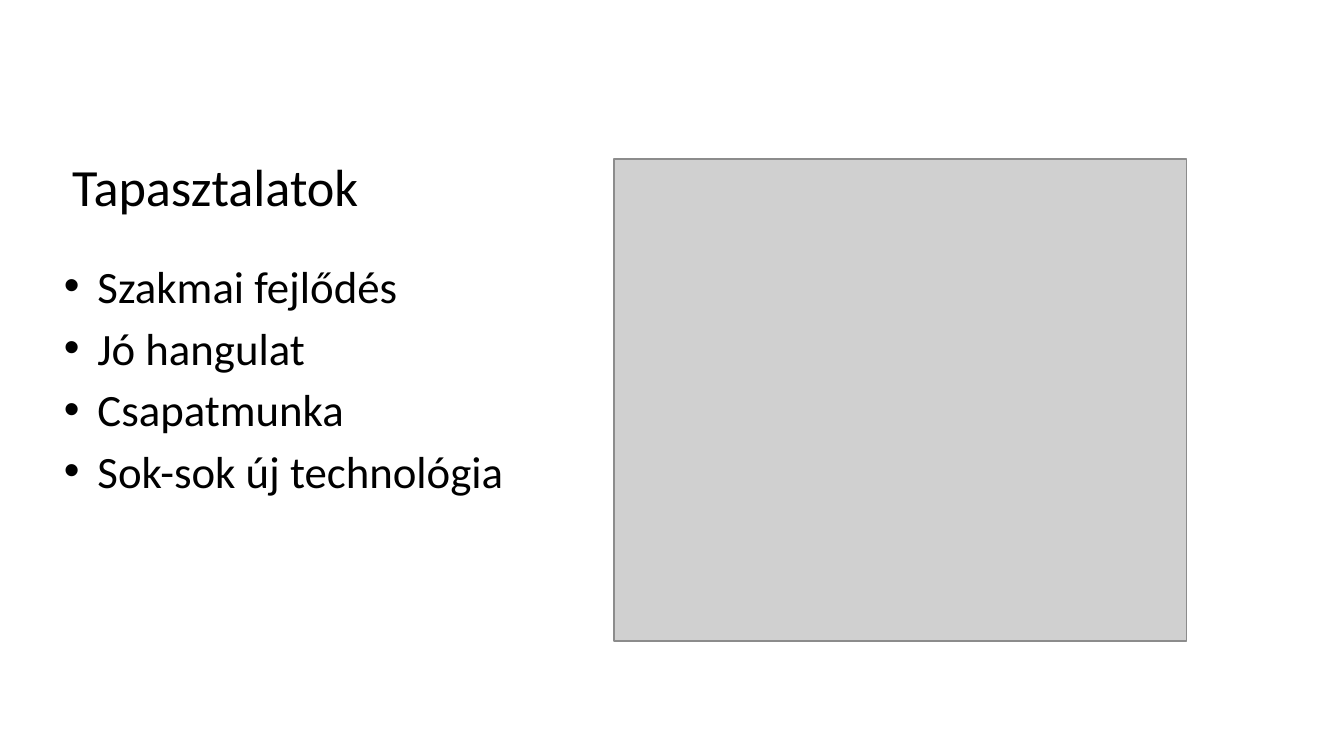
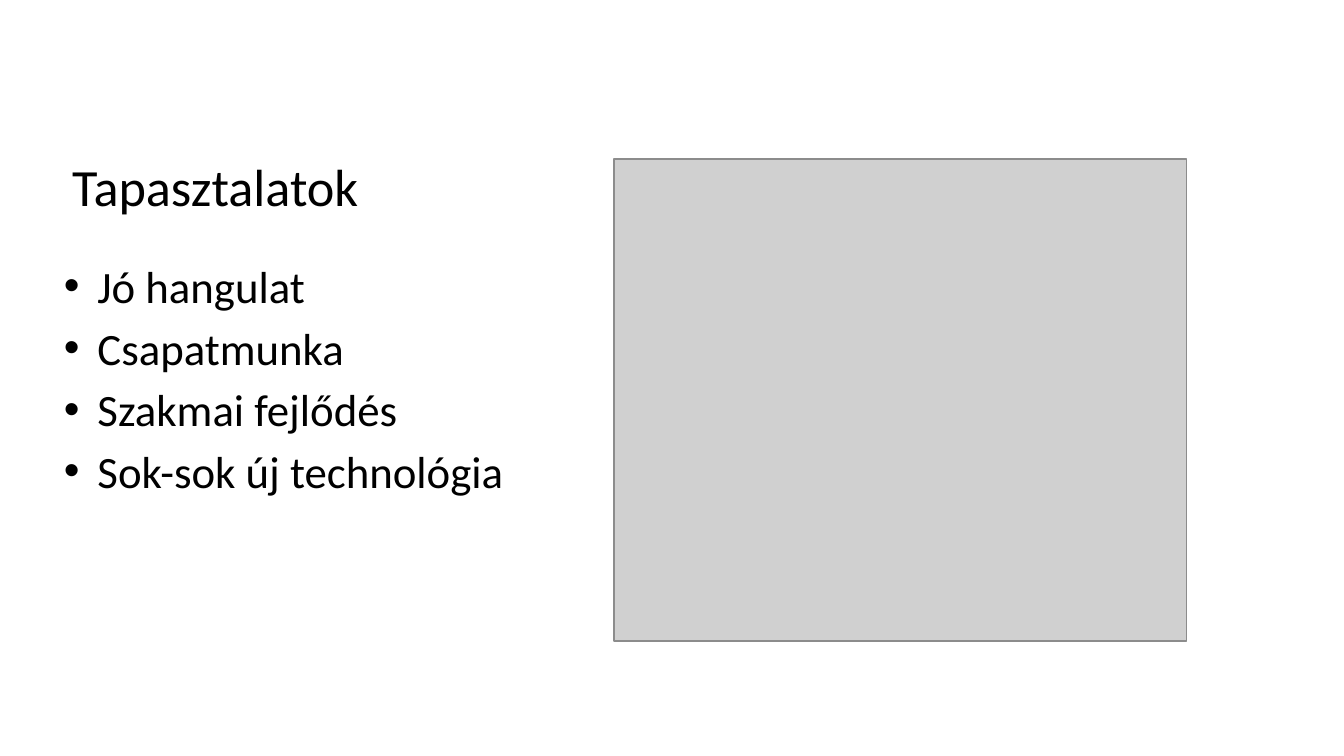
Before and after one commit to schonherz-java-ee-2016-summer/project, a slide deck: slide 6 of presentations/venue/czegenyi_roland/prezi_JAVA_EE_czegenyi_roland.pptx. Drawn at 1344x756 pixels with LibreOffice and Linux fonts; fonts in the diff are those of the drawing; grey boxes stand for pictures; background and template pictures are left out. Boxes give left, top, right and bottom in pixels: in the first picture for what was removed or moved away, otherwise in the second. Text is boxed around its words. In the diff, an @@ line names an element or a change of style, - is before the commit and + after.

```diff
--- a/presentations/venue/czegenyi_roland/prezi_JAVA_EE_czegenyi_roland.pptx
+++ b/presentations/venue/czegenyi_roland/prezi_JAVA_EE_czegenyi_roland.pptx
@@ text at (x1=97, y1=272, x2=397, y2=311): paragraph removed @@
-• Szakmai fejlődés
@@ text at (x1=97, y1=395, x2=397, y2=434): paragraph added @@
+• Szakmai fejlődés
```
Also in this commit, not shown: 3 other slides changed.
